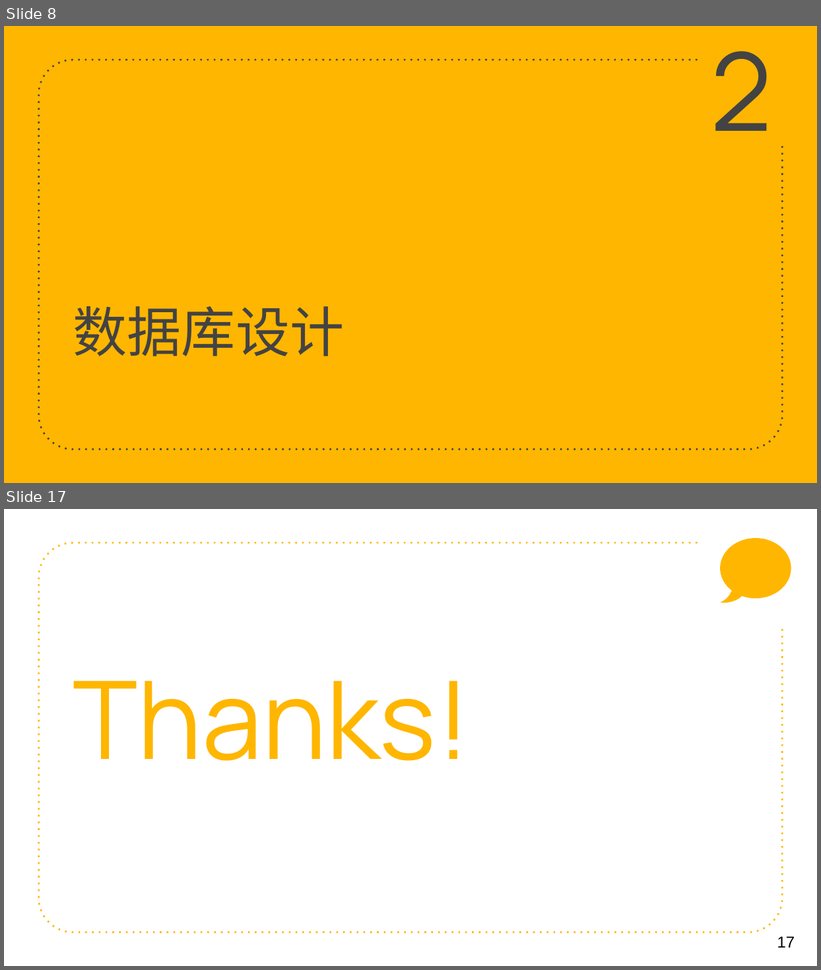
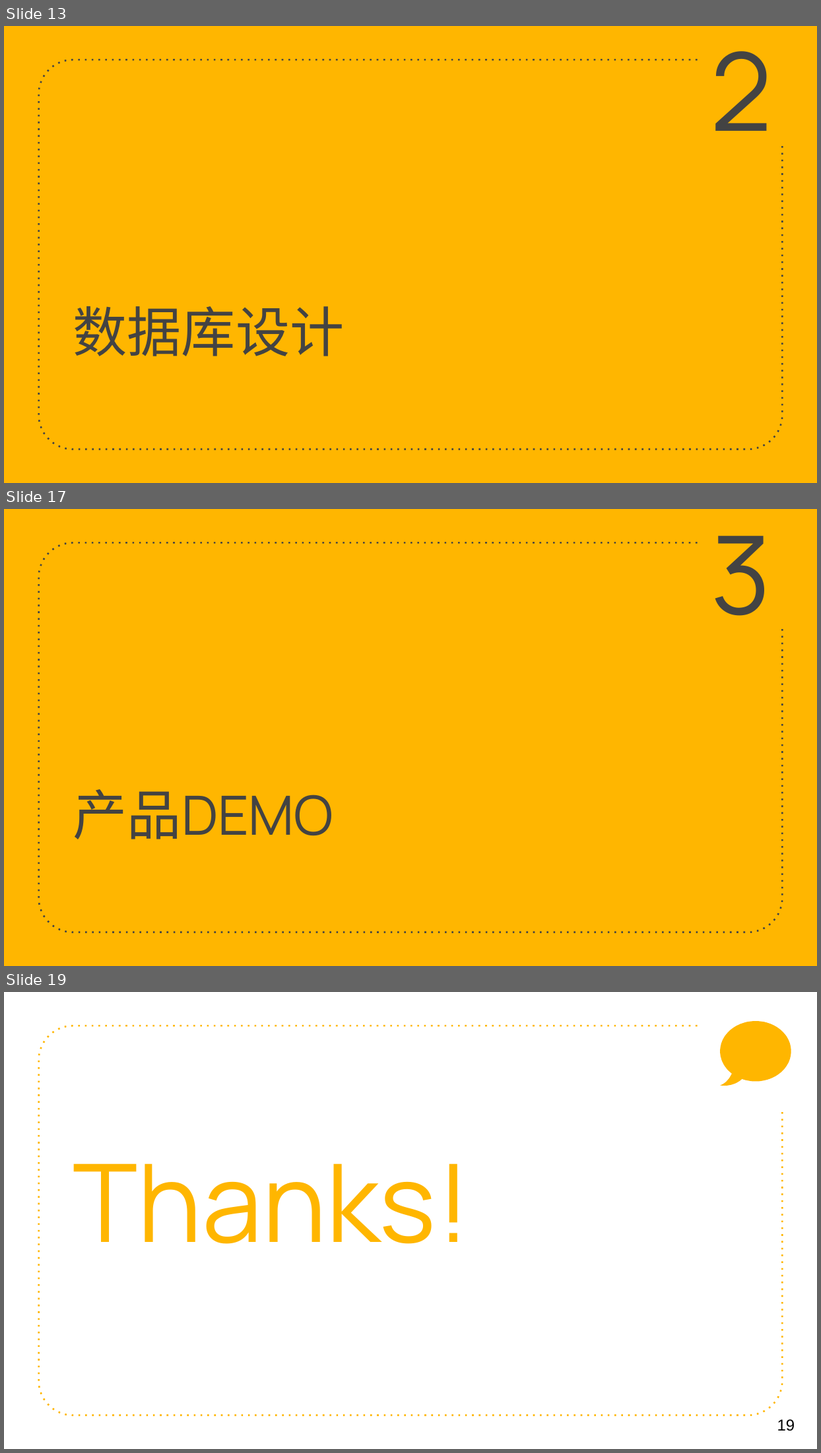
Before and after one commit to zeweidan/chicken_group_project, a slide deck: 技术实现.pptx. Shown one above the other, each under a label of ours: slides 8 and 17 before the commit, slides 13, 17 and 19 after it; the slides between them are not shown. The pictures are 821x970 and 821x1453 pixels, drawn with LibreOffice and Linux fonts; fonts in the diff are those of the drawing. Boxes give left, top, right and bottom in pixels: in the first picture for what was removed or moved away, otherwise in the second. Text is boxed around its words. In the diff, an @@ line names an element or a change of style, - is before the commit and + after.

```diff
--- a/技术实现.pptx
+++ b/技术实现.pptx
@@ slide 17 added at box(4, 509, 817, 966), background #FFB600; not listed: 1 template element that a slide beside it also shows @@
@@ text added at box(712, 535, 772, 616), 96 pt, text #434343 @@
+3
@@ title added at box(73, 789, 334, 840), 48 pt, text #434343 @@
+产品DEMO
@@ what was slide 8 is now slide 13 @@
@@ what was slide 17 is now slide 19 @@
@@ page number at box(778, 1420, 795, 1432): text changed @@
-17
+19
```
Also in this commit, not shown: 4 slides changed, 11 other slides added, 10 slides removed.
